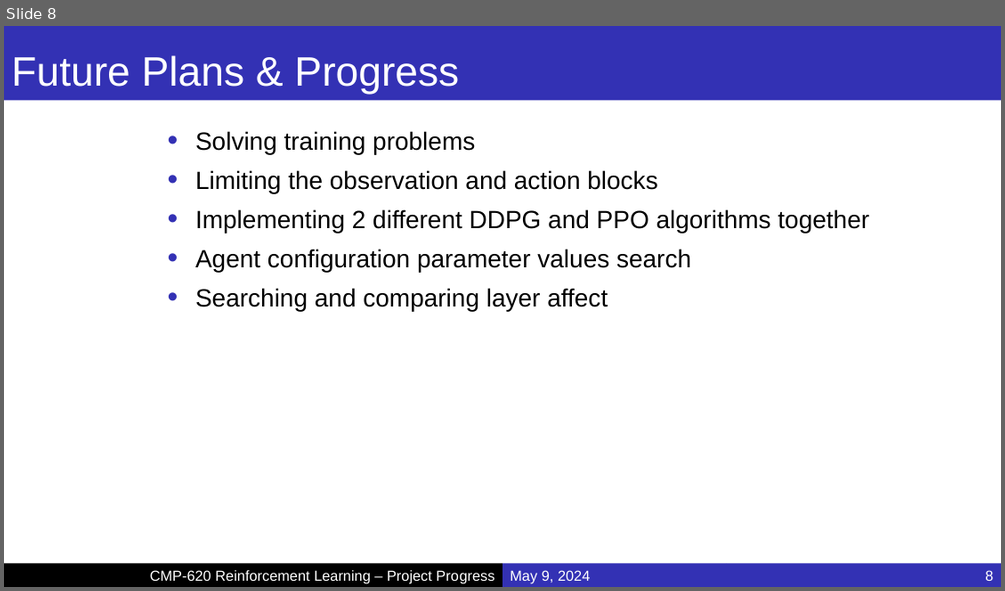
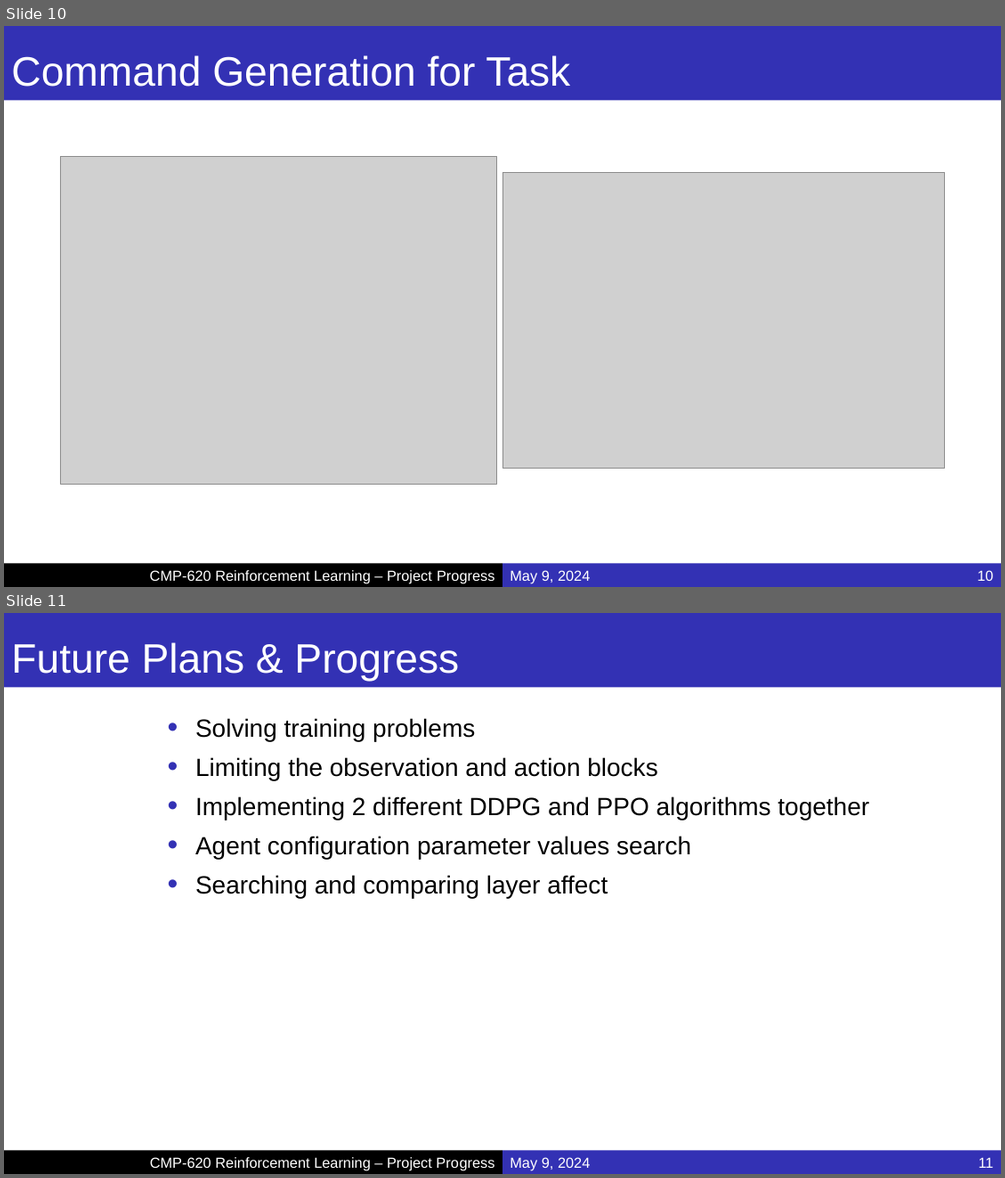
Before and after one commit to MucahidRidvanKaplan/ParrotQuadcopterRL, a slide deck: Progress.pptx. Shown one above the other, each under a label of ours: slide 8 before the commit, slides 10 and 11 after it. The pictures are 1005x591 and 1005x1178 pixels, drawn with LibreOffice and Linux fonts; fonts in the diff are those of the drawing; grey boxes stand for pictures; background and template pictures are left out. Boxes give left, top, right and bottom in pixels: in the first picture for what was removed or moved away, otherwise in the second. Text is boxed around its words. In the diff, an @@ line names an element or a change of style, - is before the commit and + after.

```diff
--- a/Progress.pptx
+++ b/Progress.pptx
@@ slide 10 added at (4,26,1001,587), background #FFFFFF @@
@@ title added at (4,26,1001,100), fill #3331B4, 39.6 pt, text #FFFFFF @@
+Command Generation for Task
@@ picture added at (60,156,496,483) @@
@@ picture added at (502,172,946,467) @@
@@ rectangle added at (4,563,502,587), fill #000000, 14 pt, text #FFFFFF @@
+CMP-620 Reinforcement Learning – Project Progress
@@ rectangle added at (502,563,727,587), fill #3331B4, 14 pt, text #FFFFFF @@
+May 9, 2024
@@ page number added at (727,563,1001,587), fill #3331B4, 14 pt, text #FFFFFF @@
+10
@@ what was slide 8 is now slide 11 @@
@@ page number at (979,1157,994,1167): text changed @@
-8
+11
```
Also in this commit, not shown: 5 slides changed, 2 other slides added.
